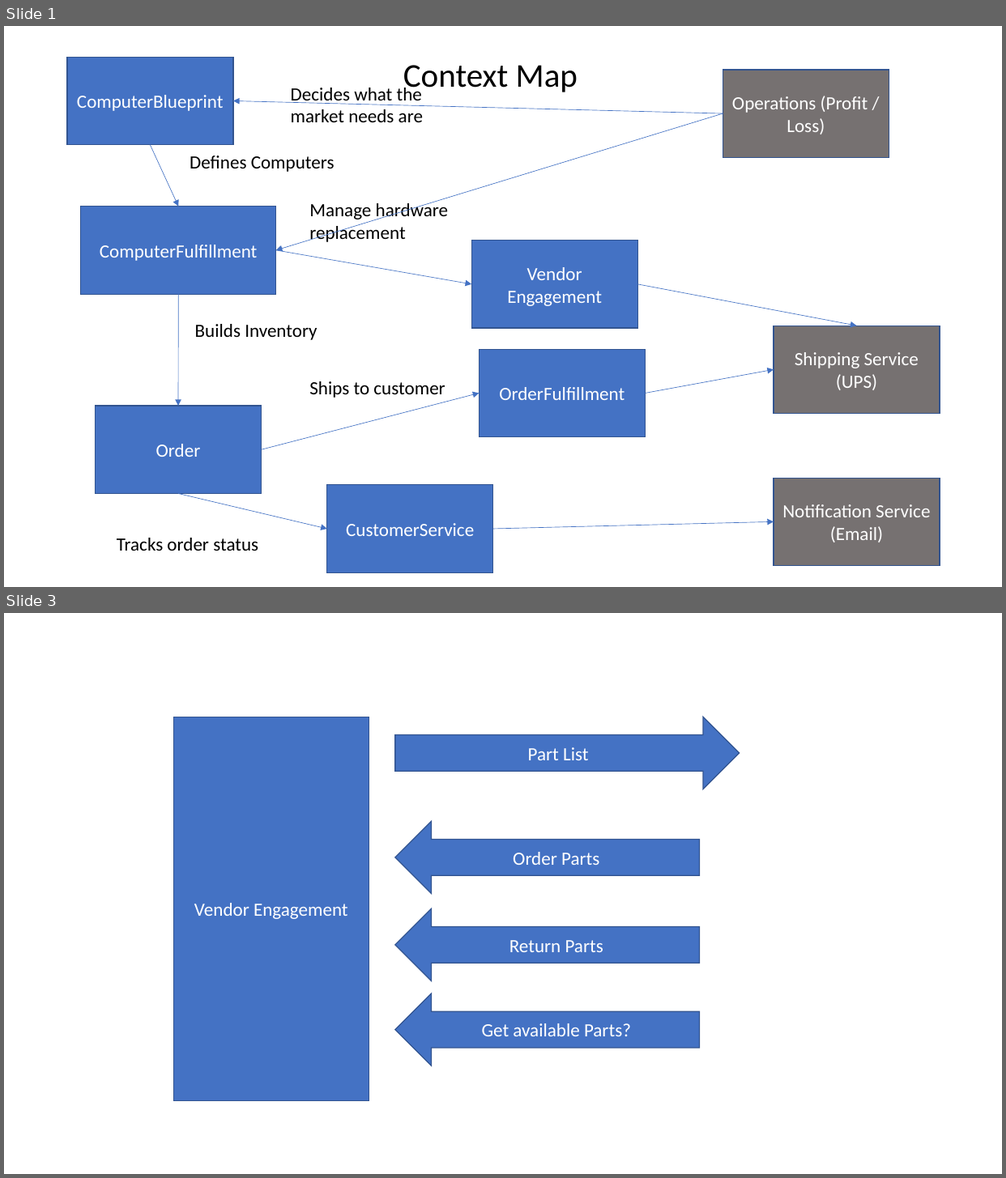
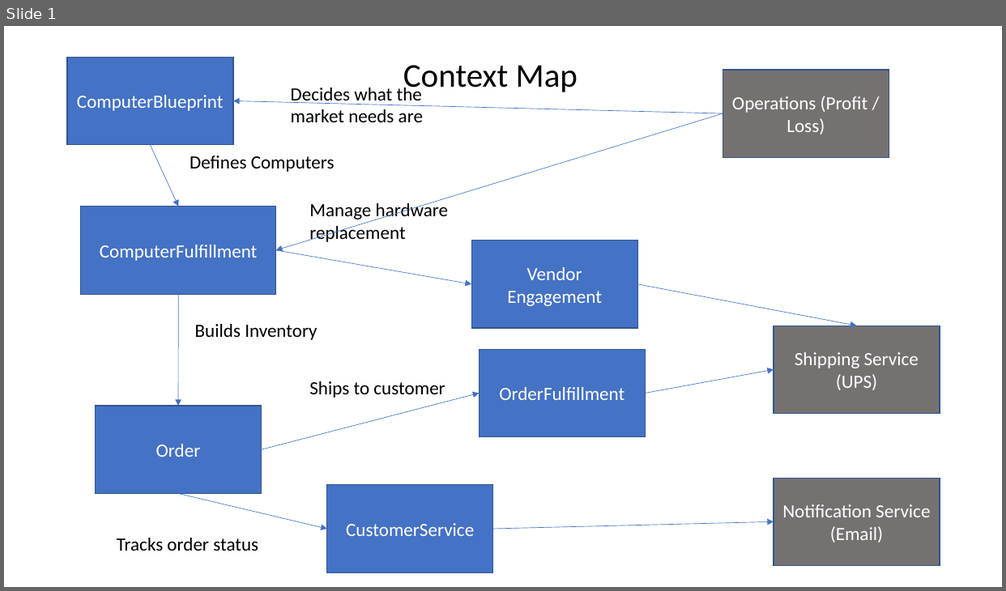
Before and after one commit to carl-burks-magenic/DDD-CarlB, a slide deck: docs/Diagrams.pptx. Shown one above the other, each under a label of ours: slides 1 and 3 before the commit, slide 1 after it; the slides between them are not shown. The pictures are 1006x1178 and 1006x591 pixels, drawn with LibreOffice and Linux fonts; fonts in the diff are those of the drawing. Boxes give left, top, right and bottom in pixels: in the first picture for what was removed or moved away, otherwise in the second. Text is boxed around its words. In the diff, an @@ line names an element or a change of style, - is before the commit and + after.

```diff
--- a/docs/Diagrams.pptx
+++ b/docs/Diagrams.pptx
@@ slide 3 removed at box(4, 613, 1002, 1174), background #FFFFFF @@
@@ rectangle removed at box(174, 717, 369, 1101) @@
-Vendor Engagement
@@ right arrow removed at box(395, 717, 740, 790) @@
-Part List
@@ right arrow removed at box(395, 821, 701, 894) @@
-Order Parts
@@ right arrow removed at box(395, 909, 701, 982) @@
-Return Parts
@@ right arrow removed at box(395, 994, 701, 1067) @@
-Get available Parts?
```
Also in this commit, not shown: 1 other slide removed, 1 other file.
